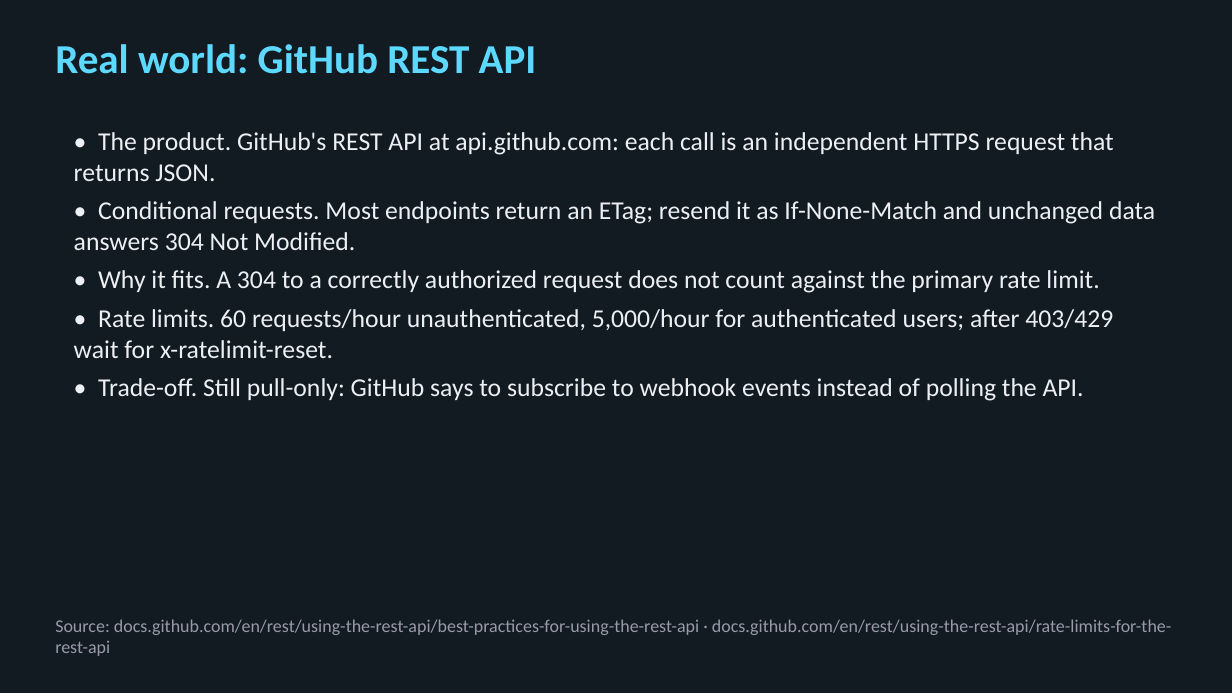
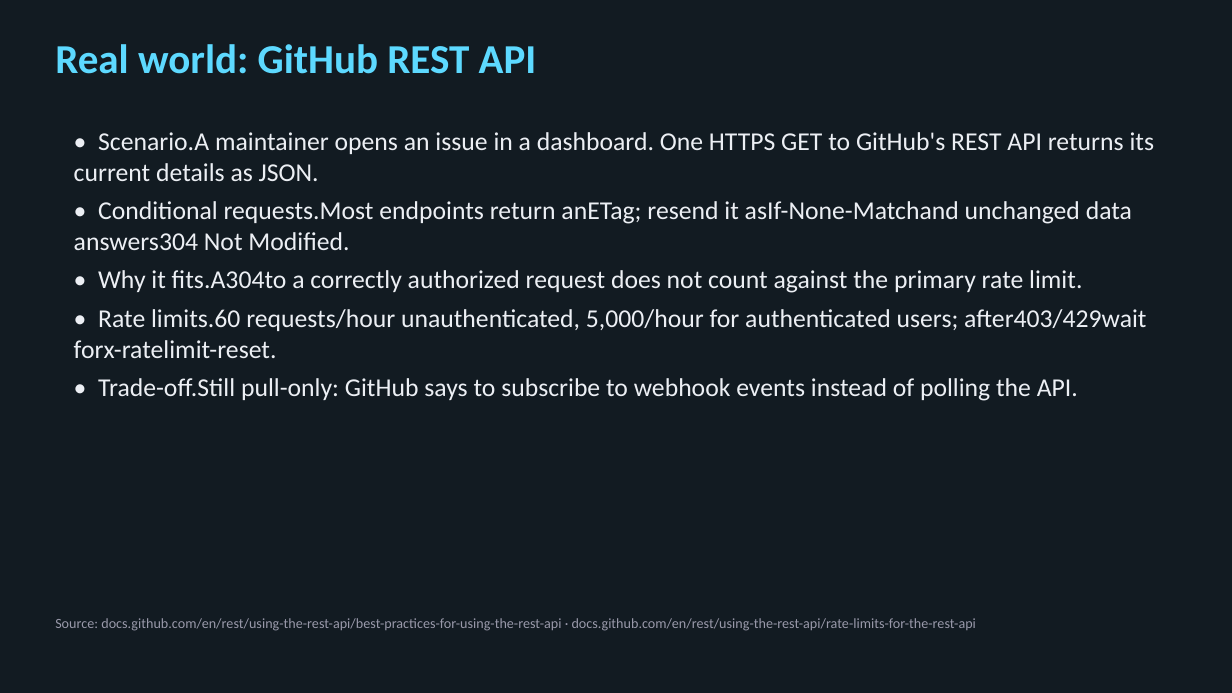
Before and after one commit to bodonnell-DePaul/webapps_week7, a slide deck: slide 5 of Week08-Slides.pptx. Drawn at 1232x693 pixels with LibreOffice and Linux fonts; fonts in the diff are those of the drawing. Boxes give left, top, right and bottom in pixels: in the first picture for what was removed or moved away, otherwise in the second. Text is boxed around its words. In the diff, an @@ line names an element or a change of style, - is before the commit and + after.

```diff
--- a/Week08-Slides.pptx
+++ b/Week08-Slides.pptx
@@ text at <box>74,132,1155,401</box>: text changed @@
-• The product. GitHub's REST API at api.github.com: each call is an independent HTTPS request that returns JSON.
-• Conditional requests. Most endpoints return an ETag; resend it as If-None-Match and unchanged data answers 304 Not Modified.
-• Why it fits. A 304 to a correctly authorized request does not count against the primary rate limit.
-• Rate limits. 60 requests/hour unauthenticated, 5,000/hour for authenticated users; after 403/429 wait for x-ratelimit-reset.
-• Trade-off. Still pull-only: GitHub says to subscribe to webhook events instead of polling the API.
+• Scenario.A maintainer opens an issue in a dashboard. One HTTPS GET to GitHub's REST API returns its current details as JSON.
+• Conditional requests.Most endpoints return anETag; resend it asIf-None-Matchand unchanged data answers304 Not Modified.
+• Why it fits.A304to a correctly authorized request does not count against the primary rate limit.
+• Rate limits.60 requests/hour unauthenticated, 5,000/hour for authenticated users; after403/429wait forx-ratelimit-reset.
+• Trade-off.Still pull-only: GitHub says to subscribe to webhook events instead of polling the API.
@@ text "Source: docs.github.com/en/rest/using-the-rest-api/best-prac ..." at <box>55,618,976,631</box>: size 14 to 11 pt @@
```
Also in this commit, not shown: 44 other slides changed, 3 slides added, 2 other files.
